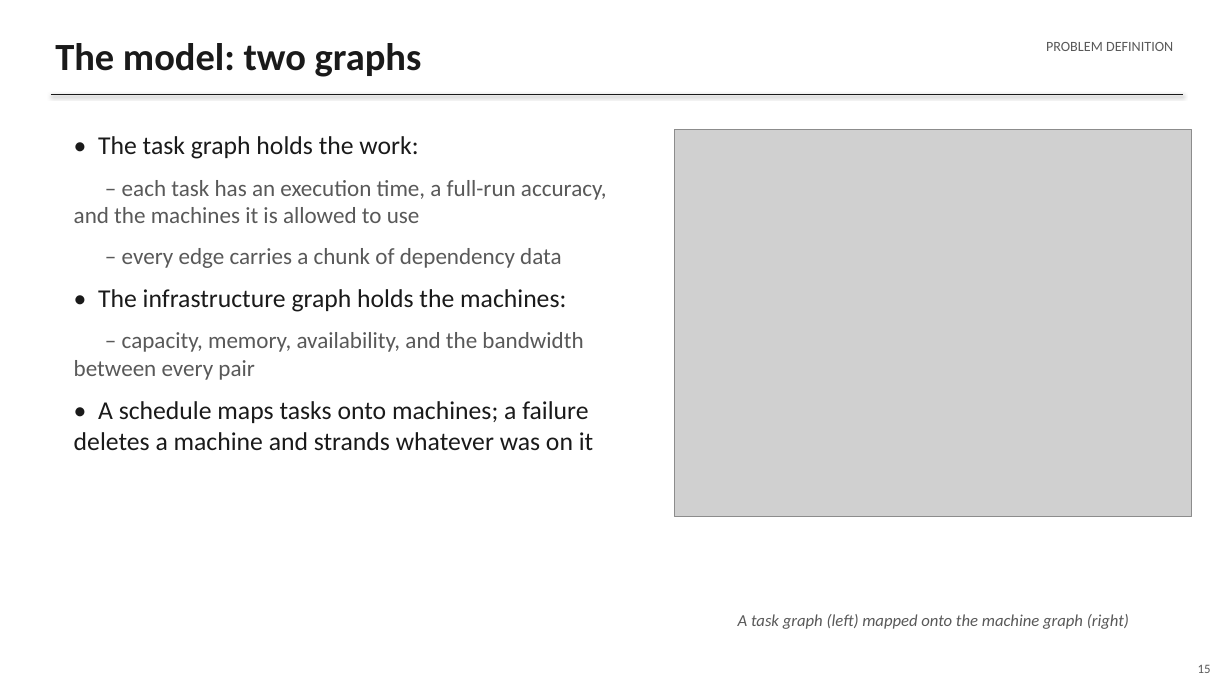
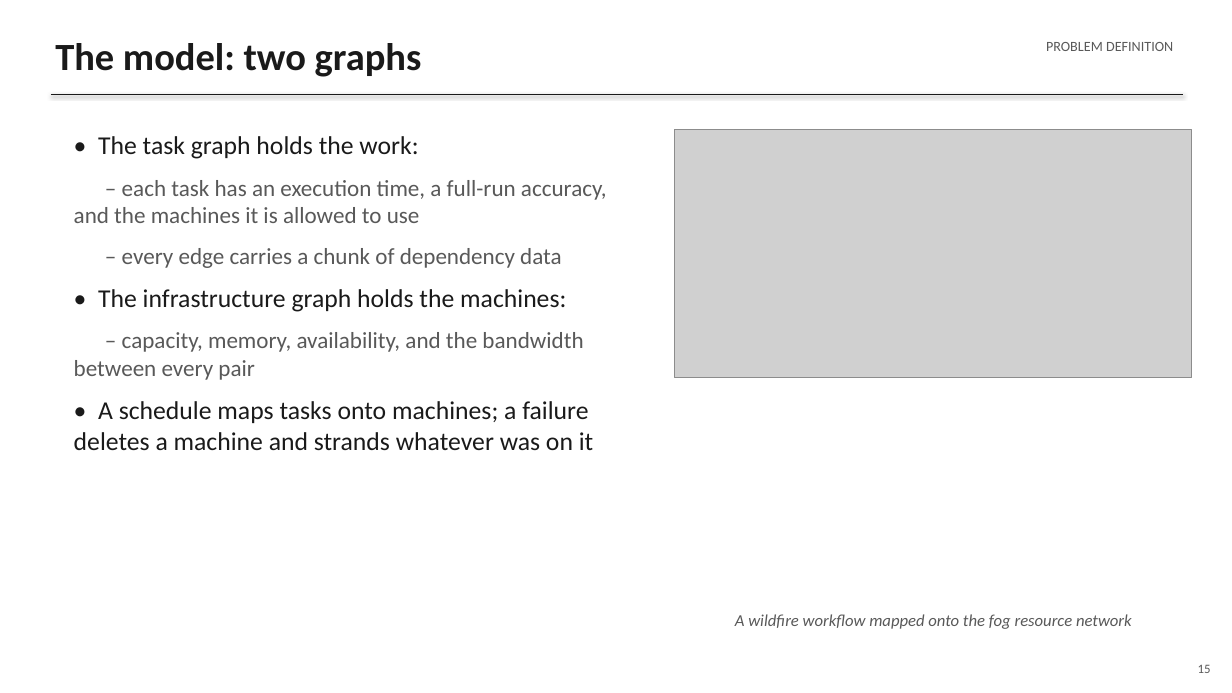
Before and after one commit to gayanigupta/data-aware-scheduling, a slide deck: slide 15 of slides/data-aware-scheduling.pptx. Drawn at 1232x693 pixels with LibreOffice and Linux fonts; fonts in the diff are those of the drawing; grey boxes stand for pictures. Boxes give left, top, right and bottom in pixels: in the first picture for what was removed or moved away, otherwise in the second. Text is boxed around its words. In the diff, an @@ line names an element or a change of style, - is before the commit and + after.

Commit message:
Rebuild Figure 2 as a concrete wildfire-response example
Per advisor feedback: circular task nodes for the workflow DAG,
rectangular nodes for the fog resource network, realistic data
sizes (150-800 MB) and link rates (10-90 MB/s), and a named
pipeline (ingest, env prep, smoke detect, spread predict, fire
map, damage assess). The highlighted transfer - smoke-detection
frames crossing the slow f1-f3 link - works a 40 s example.
Figure is now generated by make_figures.py so it is reproducible.

```diff
--- a/slides/data-aware-scheduling.pptx
+++ b/slides/data-aware-scheduling.pptx
@@ picture: place and size @@
-picture at (675,129,1192,517)
+picture at (675,129,1192,378)
@@ text at (735,614,1132,629): text changed @@
-A task graph (left) mapped onto the machine graph (right)
+A wildfire workflow mapped onto the fog resource network
```
Also in this commit, not shown: 5 other files.
